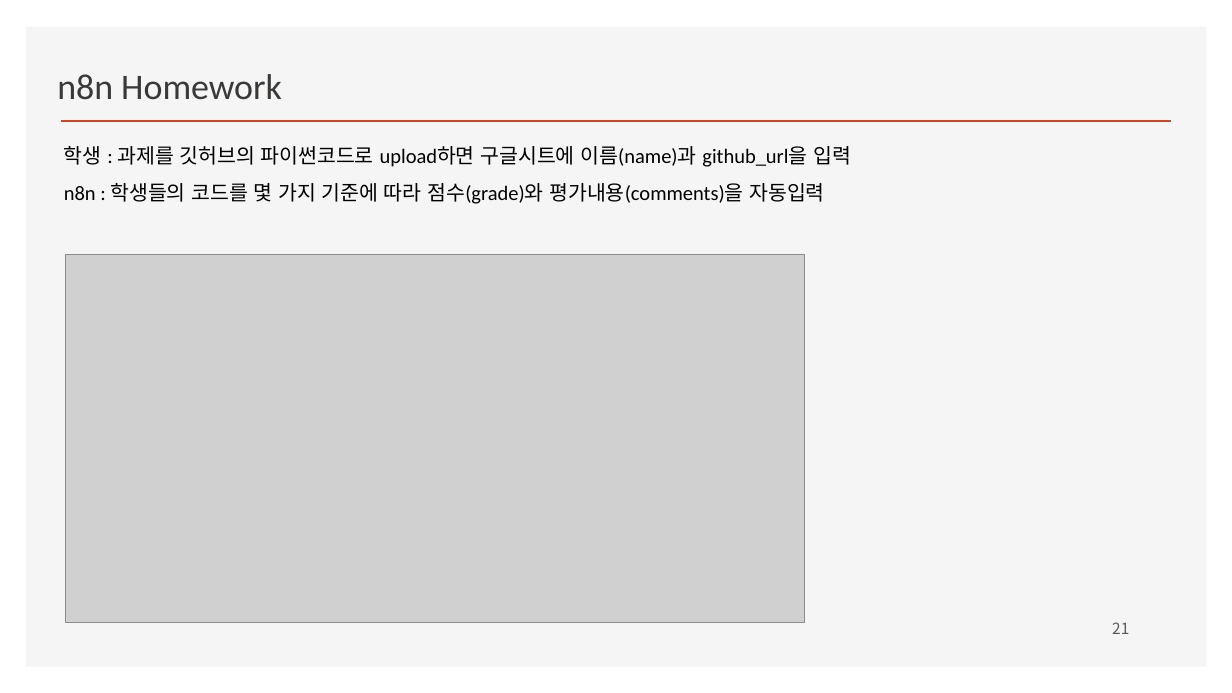
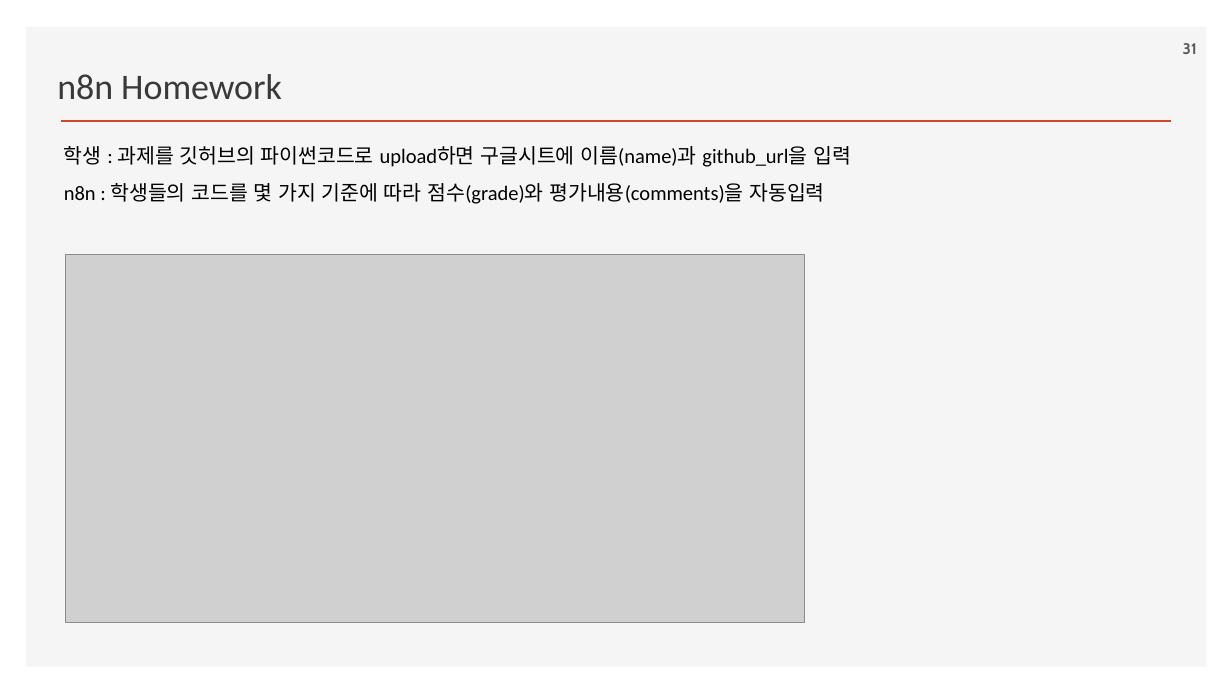
Before and after one commit to ancestor9/2026_Fall_Learning-Langchain-AI-Agent, a slide deck: slide 31 of PPTs/04_AI Workflow_n8n.pptx (slide 21 before the commit). Drawn at 1232x693 pixels with LibreOffice and Linux fonts; fonts in the diff are those of the drawing; grey boxes stand for pictures; background and template pictures are left out. Boxes give left, top, right and bottom in pixels: in the first picture for what was removed or moved away, otherwise in the second. Text is boxed around its words. In the diff, an @@ line names an element or a change of style, - is before the commit and + after.

```diff
--- a/PPTs/04_AI Workflow_n8n.pptx
+++ b/PPTs/04_AI Workflow_n8n.pptx
@@ page number added at (1183, 43, 1197, 54), 12 pt, text #595959, bold @@
+31
@@ page number removed at (1112, 622, 1129, 634) @@
-21
```
Also in this commit, not shown: 4 other slides changed, 10 slides added.
